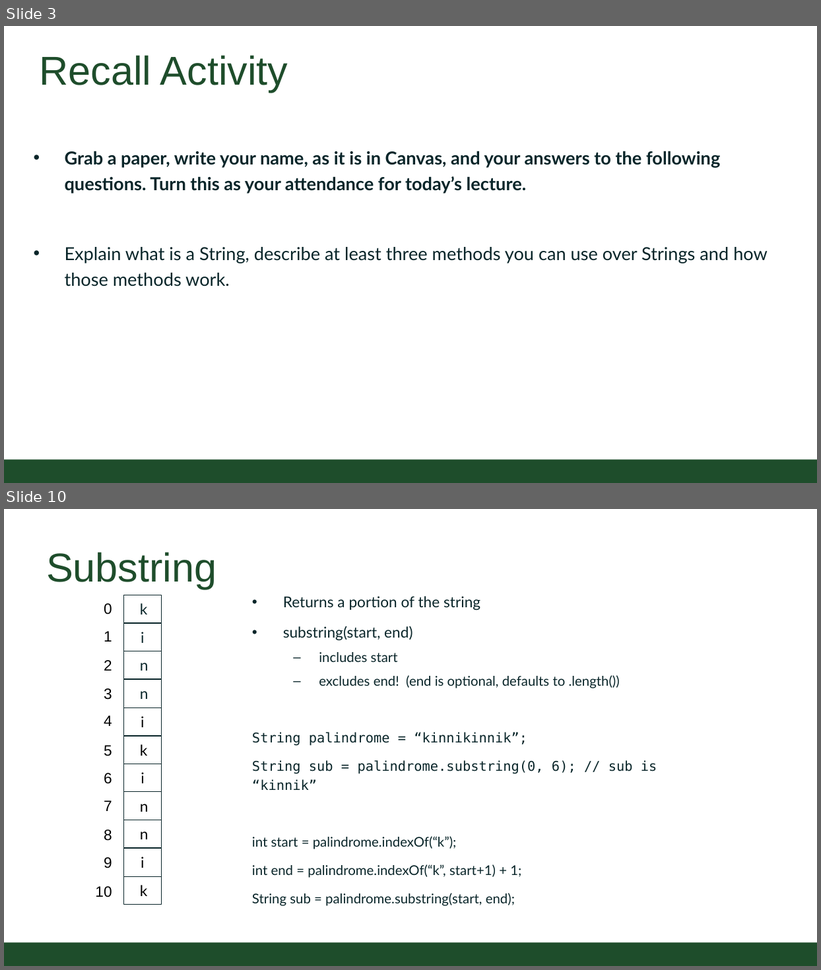
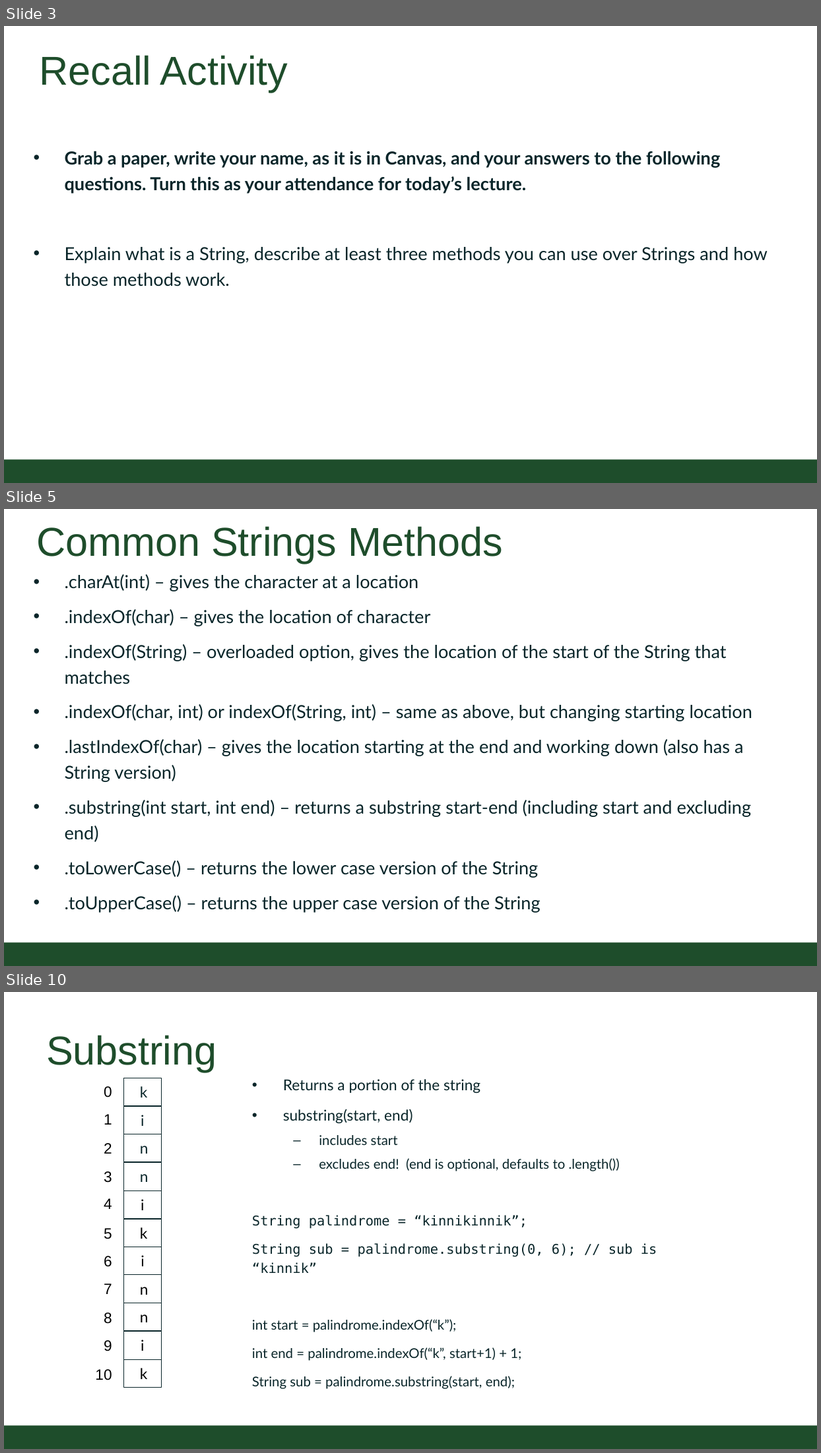
Before and after one commit to CSU-CompSci-CS163-4/Handouts, a slide deck: slides/On-Campus/06_03_StringManipulation.pptx. Shown one above the other, each under a label of ours: slides 3 and 10 before the commit, slides 3, 5 and 10 after it; the slides between them are not shown. The pictures are 821x970 and 821x1453 pixels, drawn with LibreOffice and Linux fonts; fonts in the diff are those of the drawing; background and template pictures are left out. Boxes give left, top, right and bottom in pixels: in the first picture for what was removed or moved away, otherwise in the second. Text is boxed around its words. In the diff, an @@ line names an element or a change of style, - is before the commit and + after.

Commit message:
String Manipulation Updated Accessibility

```diff
--- a/slides/On-Campus/06_03_StringManipulation.pptx
+++ b/slides/On-Campus/06_03_StringManipulation.pptx
@@ slide 5 added at (x1=4, y1=509, x2=817, y2=966), background #FFFFFF; not listed: 1 template element that a slide beside it also shows @@
@@ title added at (x1=36, y1=526, x2=502, y2=563), 54 pt, text #1E4D2B @@
+Common Strings Methods
@@ text added at (x1=65, y1=574, x2=752, y2=913), 24 pt, text #092529 @@
+• .charAt(int) – gives the character at a location
+• .indexOf(char) – gives the location of character
+• .indexOf(String) – overloaded option, gives the location of the start of the String that matches
+• .indexOf(char, int) or indexOf(String, int) – same as above, but changing starting location
+• .lastIndexOf(char) – gives the location starting at the end and working down (also has a String version)
+• .substring(int start, int end) – returns a substring start-end (including start and excluding end)
+• .toLowerCase() – returns the lower case version of the String
+• .toUpperCase() – returns the upper case version of the String
```
Also in this commit, not shown: 8 slides changed, 1 slide removed.
